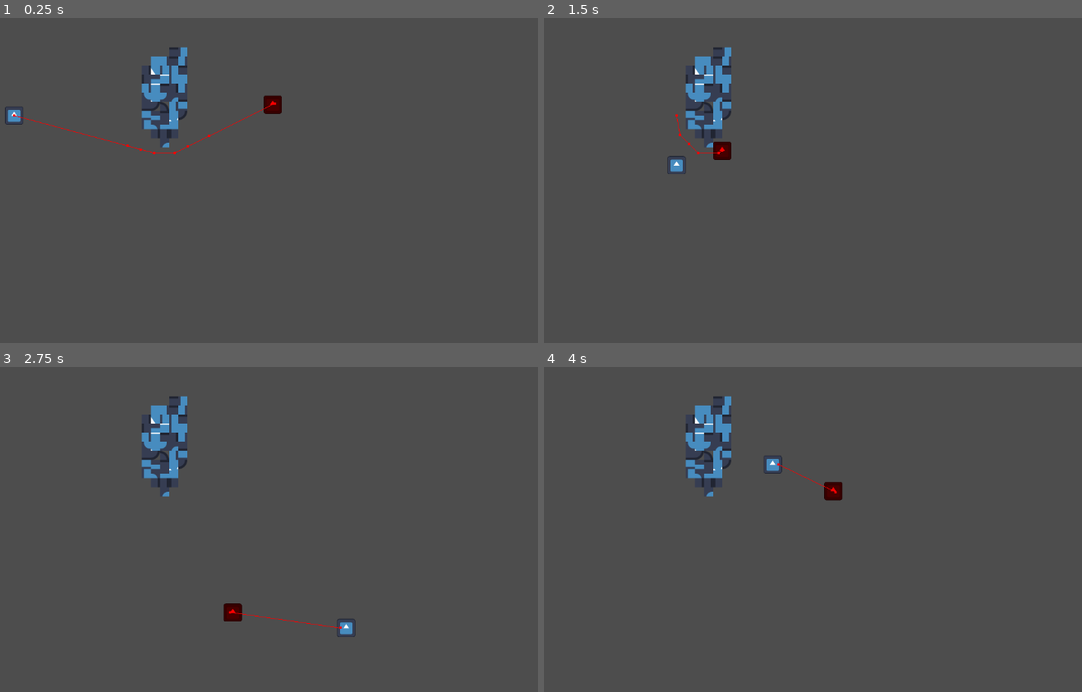
Above: before the commit, frames 1-4 (two rows, left to right).
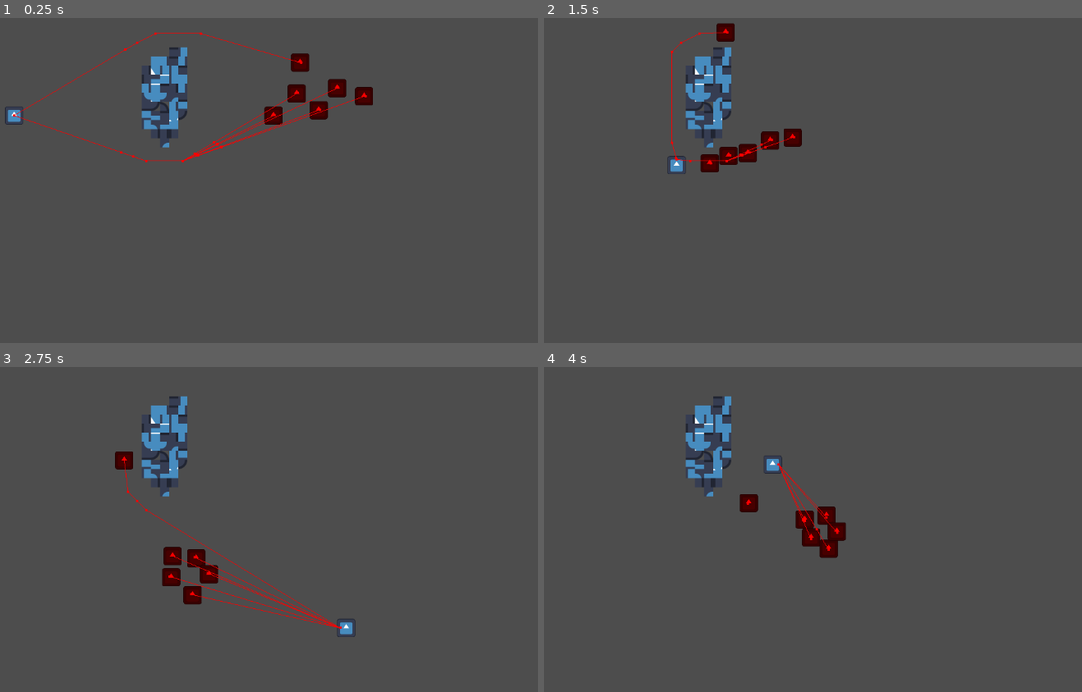
Above: after the commit, the same moments.

Repository: NIK-Pro-coder/coop-roguelike-reborn
Game: Godot game, scene res://main.tscn
Two runs of this game, one before a commit and one after it. Both use one fixed random seed, a clock stepped at 60 frames per second and the inputs below. The engine's default icon, where the game draws it, is replaced by a stand-in: a white triangle on a blue panel in a dark square.
Inputs (mouse positions are in pixels of both pictures, inside the frame that each line leads up to):
- Up to frame 1 (0.25 s): no input
- Up to frame 2 (1.5 s): tap Enter at 0.5 s; move the mouse to (1012, 141) at 0.52 s; hold D (right) 0.53-1.28 s; hold Right mouse button (roll) 0.53-1.28 s; click (1012, 141) at 0.67 s; move the mouse to (737, 177) at 1.27 s; hold S (down) from 1.28 s (still down); right-click (737, 177) at 1.35 s
- Up to frame 3 (2.75 s): move the mouse to (387, 425) at 2.02 s; release S (down) at 2.03 s; hold D (right) from 2.03 s (still down); hold Right mouse button (roll) from 2.03 s (still down)
- Up to frame 4 (4 s): move the mouse to (834, 581) at 2.77 s; release D (right) at 2.78 s; release Right mouse button (roll) at 2.78 s; hold W (up) 2.78-3.53 s; right-click (834, 581) at 2.85 s; click (834, 581) at 2.92 s; move the mouse to (1065, 562) at 3.52 s; hold A (left) from 3.53 s (still down); hold Right mouse button (roll) from 3.53 s (still down)

The runs differ from the first frame. In frame 1, 2.0% of the frame differs, in the area x 2-70%, y 4-45%; in frame 2, 1.3%; in frame 3, 1.9%; in frame 4, 1.5%.

Commit message:
I believe I have finished avoidance, I hope?

Diff:
--- a/Enemies/BaseEnemy/base_enemy.gd
+++ b/Enemies/BaseEnemy/base_enemy.gd
@@ -6,7 +6,7 @@
 var target: Player
 var retarget: float = .25
 
-var speed: float = 250.0
+var speed: float = 200.0
 
 func grab_target() -> void:
   var dist: float = -1.0
@@ -31,16 +31,20 @@
     grab_target()
 
   nav_agent.target_position = move_position
+  nav_agent.max_speed = speed / 16.0
 
 var move_delta: float = 0.0
+var target_vel: Vector2 = Vector2.ZERO
 
 func _physics_process(delta: float) -> void:
-  move_delta = speed * delta * 4
+  move_delta = speed * delta
   var next_pos: Vector2 = nav_agent.get_next_path_position()
   var new_vel: Vector2 = (next_pos - global_position).normalized() * move_delta
 
   nav_agent.set_velocity(new_vel)
 
+  velocity = velocity * .9 + target_vel * .1
+  move_and_slide()
+
 func _on_nav_agent_velocity_computed(safe_velocity: Vector2) -> void:
-  velocity = safe_velocity * move_delta
-  move_and_slide()
+  target_vel = safe_velocity * move_delta * 16.0
--- a/Enemies/BaseEnemy/base_enemy.tscn
+++ b/Enemies/BaseEnemy/base_enemy.tscn
@@ -6,8 +6,8 @@
 [ext_resource type="Script" uid="uid://bm35bt0prpugp" path="res://StateMachine/States/follow_state.gd" id="4_jsne5"]
 [ext_resource type="Script" uid="uid://dve227ngbfwp4" path="res://StateMachine/States/attack_state.gd" id="5_8kltk"]
 
-[sub_resource type="RectangleShape2D" id="RectangleShape2D_wg550"]
-size = Vector2(32, 32)
+[sub_resource type="CircleShape2D" id="CircleShape2D_8kltk"]
+radius = 16.0
 
 [node name="BaseEnemy" type="CharacterBody2D" unique_id=1686810503]
 collision_layer = 4
@@ -20,7 +20,7 @@
 texture = ExtResource("1_1ik2b")
 
 [node name="CollisionShape2D" type="CollisionShape2D" parent="." unique_id=401774984]
-shape = SubResource("RectangleShape2D_wg550")
+shape = SubResource("CircleShape2D_8kltk")
 debug_color = Color(0.6651851, 0, 0, 0.42000002)
 
 [node name="StateMachine" type="Node" parent="." unique_id=527699795 node_paths=PackedStringArray("initial_state")]
@@ -39,6 +39,8 @@
 [node name="NavAgent" type="NavigationAgent2D" parent="." unique_id=96857620]
 unique_name_in_owner = true
 avoidance_enabled = true
+radius = 16.0
+neighbor_distance = 1000.0
 debug_enabled = true
 debug_use_custom = true
 debug_path_custom_color = Color(1, 0, 0, 1)
--- a/Player/player.tscn
+++ b/Player/player.tscn
@@ -3,8 +3,8 @@
 [ext_resource type="Script" uid="uid://b7pfvhv0qw03" path="res://Player/player.gd" id="1_4ntmi"]
 [ext_resource type="Texture2D" uid="uid://0msh4i528jdl" path="res://icon.svg" id="1_l8h54"]
 
-[sub_resource type="RectangleShape2D" id="RectangleShape2D_4ntmi"]
-size = Vector2(32, 32)
+[sub_resource type="CircleShape2D" id="CircleShape2D_4ntmi"]
+radius = 16.0
 
 [node name="Player" type="CharacterBody2D" unique_id=1584554355 groups=["player"]]
 collision_layer = 2
@@ -16,5 +16,5 @@
 texture = ExtResource("1_l8h54")
 
 [node name="CollisionShape2D" type="CollisionShape2D" parent="." unique_id=905933297]
-shape = SubResource("RectangleShape2D_4ntmi")
+shape = SubResource("CircleShape2D_4ntmi")
 debug_color = Color(0, 0.58383155, 0.6651851, 0.42000002)
--- a/StateMachine/States/attack_state.gd
+++ b/StateMachine/States/attack_state.gd
@@ -6,6 +6,8 @@
 var attack_cooldown: float = 1.5
 
 func update(delta: float, enemy: Enemy) -> void:
+  enemy.move_position = enemy.global_position
+
   var diff: Vector2 = (enemy.global_position - enemy.target.global_position)
 
   if diff.length_squared() > max_dist * max_dist:
--- a/StateMachine/States/follow_state.gd
+++ b/StateMachine/States/follow_state.gd
@@ -11,7 +11,7 @@
   var diff: Vector2 = (enemy.target.global_position - enemy.global_position)
   if diff.length_squared() <= target_dist * target_dist:
     transition("attack")
-    enemy.velocity = Vector2()
+    enemy.move_position = enemy.global_position
     return
 
   enemy.move_position = enemy.target.global_position
--- a/main.tscn
+++ b/main.tscn
@@ -5,9 +5,10 @@
 [ext_resource type="TileSet" uid="uid://c2jce6753fhst" path="res://main_tileset.tres" id="3_h2yge"]
 
 [sub_resource type="NavigationPolygon" id="NavigationPolygon_h2yge"]
-vertices = PackedVector2Array(346, 266, 346, 118, 1015.3125, -110.34375, 1148.3828, 797.7031, -141.71875, -157.57031, 294, 118, 294, 134, 262, 134, 262, 150, 246, 150, -118.24219, 766.22656, 246, 282, 262, 282, 262, 298, 278, 298, 278, 314, 314, 314, 314, 298, 330, 298, 330, 266)
+vertices = PackedVector2Array(360, 280, 360, 104, 1003.1328, -96.828125, 1132.1172, 783.2969, -127.35156, -142.96875, 280, 104, 280, 120, 248, 120, 248, 136, 232, 136, -104.578125, 752.5703, 232, 296, 248, 296, 248, 312, 264, 312, 264, 328, 328, 328, 328, 312, 344, 312, 344, 280)
 polygons = Array[PackedInt32Array]([PackedInt32Array(0, 1, 2, 3), PackedInt32Array(4, 2, 1, 5), PackedInt32Array(5, 6,  …(235 unchanged characters)…
 outlines = Array[PackedVector2Array]([PackedVector2Array(1024, -120, -152, -168, -128, 776, 1160, 808)])
+agent_radius = 16.0
 
 [node name="Main" type="Node" unique_id=1014945260]
 
@@ -17,6 +18,21 @@
 [node name="BaseEnemy" parent="." unique_id=1686810503 instance=ExtResource("2_0xm2m")]
 position = Vector2(544, 200)
 
+[node name="BaseEnemy2" parent="." unique_id=54283226 instance=ExtResource("2_0xm2m")]
+position = Vector2(584, 232)
+
+[node name="BaseEnemy3" parent="." unique_id=1503297345 instance=ExtResource("2_0xm2m")]
+position = Vector2(616, 192)
+
+[node name="BaseEnemy4" parent="." unique_id=770515727 instance=ExtResource("2_0xm2m")]
+position = Vector2(504, 240)
+
+[node name="BaseEnemy5" parent="." unique_id=992091137 instance=ExtResource("2_0xm2m")]
+position = Vector2(552, 160)
+
+[node name="BaseEnemy6" parent="." unique_id=2092161712 instance=ExtResource("2_0xm2m")]
+position = Vector2(664, 208)
+
 [node name="NavigationRegion2D" type="NavigationRegion2D" parent="." unique_id=637748730]
 navigation_polygon = SubResource("NavigationPolygon_h2yge")
 
